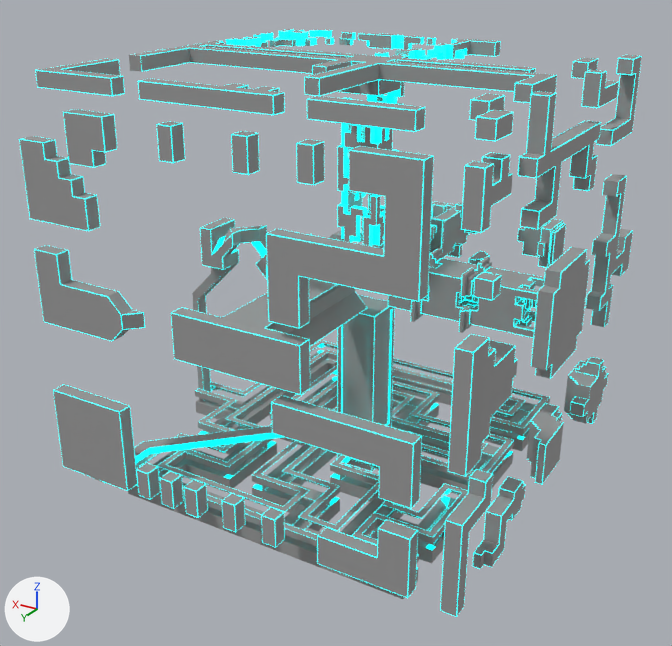
Renders of the FBX model assets/models/Level1wedge.fbx from each side of a commit.
One viewpoint serves both versions: a 50 mm lens placed at (-952.0, 1721.0, 1215.0), pointed at (35.0, 75.0, 392.0). Every picture has the same lights, and +X, +Y and +Z are marked at lower left. Where no turn or scale is listed for an object, it has been applied to the vertices. Vertices at the same position are counted once.

Before the edit, the objects in view are built like this:
```python
me_slot393 = bpy.data.meshes.new('slot393')
me_slot393.from_pydata(...)  # 14267 vertices, 19988 faces; spans x -464.0..496.0, y -464.0..496.0, z 16.0..960.0
# faces by material slot: [10298, 9690]
me_slot393.materials.append(mat_slot393)  # grey #999999
me_slot393.materials.append(mat_material_001)  # cyan #00e7e5
ob_slot393 = bpy.data.objects.new('slot393', me_slot393)
ob_slot393.location = (0.0, 0.0, 0.0)
```
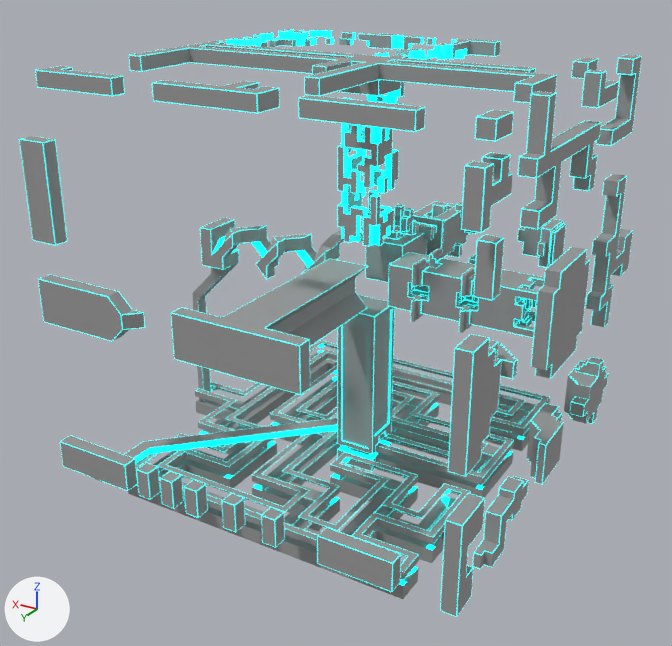
Commit message: Level 1-1 Changes

Pixel boxes (x1, y1, x2, y2) of what changed, in the pictures (672 x 646 px; the box of a moved part takes in the faces that stretch with it):
part 1 of me_slot393, deleted: before (63, 94, 505, 509)
part 2 of me_slot393, moved or reshaped: before (347, 272, 526, 616); after (347, 235, 528, 616)
part 3 of me_slot393, moved or reshaped: before (26, 58, 334, 310); after (26, 55, 334, 311)
part 4 of me_slot393, moved or reshaped: before (53, 384, 138, 491); after (60, 435, 138, 491)

The change in detail:
me_slot393 is used by ob_slot393; location (0.0, 0.0, 0.0).
me_slot393 had 14267 vertices, 19988 faces and spanned x -464.0..496.0, y -464.0..496.0, z 16.0..960.0.
me_slot393 now has 13682 vertices, 19220 faces and spans x -464.0..496.0, y -464.0..496.0, z 16.0..960.0.
me_slot393 part 1: 7 loose pieces with 490 vertices, spanning x -400.0..368.0, y 272.0..496.0, z 288.0..960.0, are deleted.
me_slot393 part 2: 39 vertices moved from x -464.0..-432.0, y 176.0..448.0, z 96.0..704.0 to x -464.0..-431.0, y 160.0..432.0, z 96.0..766.0; 176 vertices removed from x -464.0..-304.0, y 240.0..496.0, z 96.0..544.0; 151 vertices added at x -464.0..-335.0, y 240.0..496.0, z 96.0..544.0.
me_slot393 part 3: 59 vertices moved from x -145.0..496.0, y 400.0..496.0, z 672.0..960.0 to x -129.0..496.0, y 368.0..496.0, z 627.0..960.0; 125 vertices removed from x -80.0..496.0, y 272.0..496.0, z 543.0..960.0; 55 vertices added at x -48.0..496.0, y 208.0..496.0, z 543.0..960.0.
me_slot393 part 4: 13 vertices moved from x 304.0..496.0, y 464.0..496.0, z 224.0..287.0 to x 304.0..496.0, y 464.0..496.0, z 141.0..160.0; 39 vertices removed from x 304.0..496.0, y 464.0..496.0, z 160.0..288.0; 39 vertices added at x 304.0..496.0, y 464.0..496.0, z 122.0..160.0.
